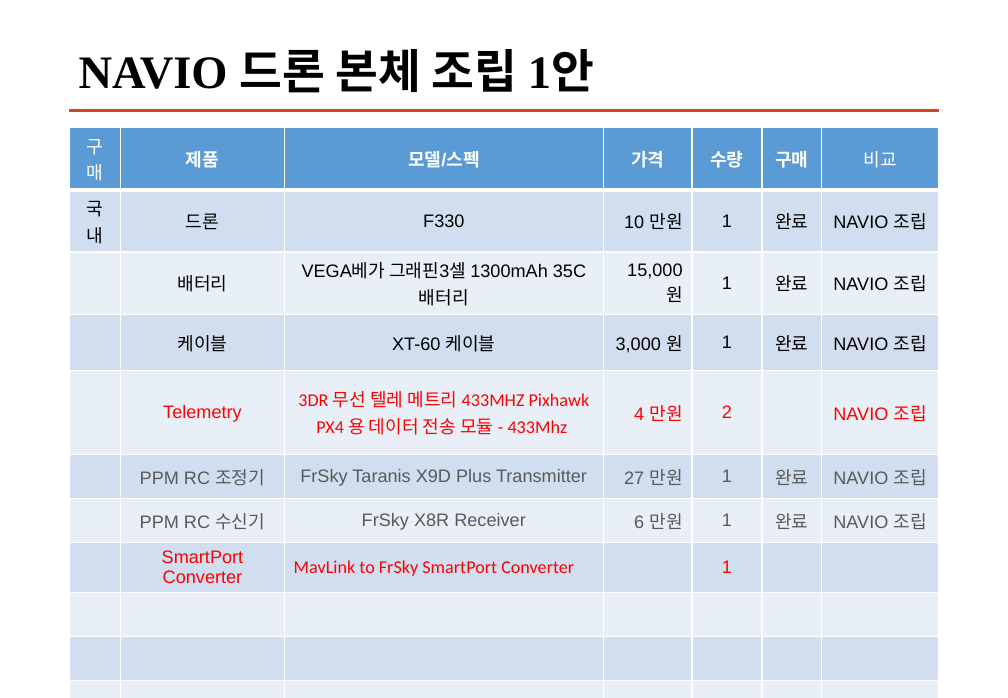
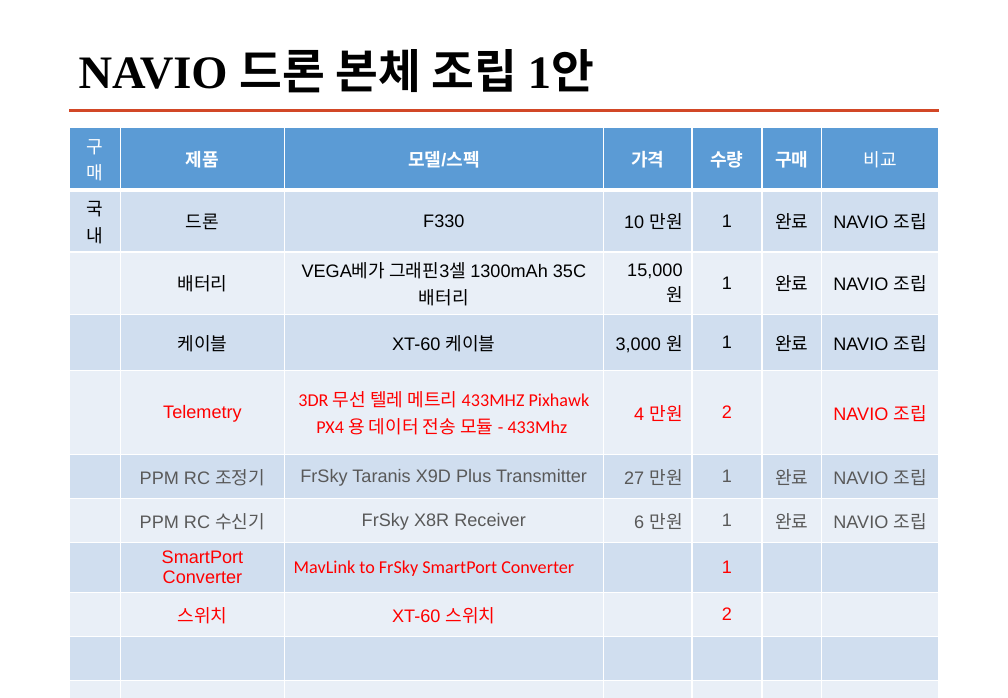
Before and after one commit to sunabove/autopilot_doc, a slide deck: slide 6 of 120 구매/108 2차 지능형 드론 멘토링 HW 구매 목록 19년 6월 V1.2.1.pptx. Drawn at 1008x698 pixels with LibreOffice and Linux fonts; fonts in the diff are those of the drawing. Boxes give left, top, right and bottom in pixels: in the first picture for what was removed or moved away, otherwise in the second. Text is boxed around its words. In the diff, an @@ line names an element or a change of style, - is before the commit and + after.

```diff
--- a/120 구매/108 2차 지능형 드론 멘토링 HW 구매 목록 19년 6월 V1.2.1.pptx
+++ b/120 구매/108 2차 지능형 드론 멘토링 HW 구매 목록 19년 6월 V1.2.1.pptx
@@ table at box(69, 128, 938, 680) @@
+row 9:  | 스위치 | XT-60 스위치 |  | 2 |  | 
-row 11:  |  |  |  |  |  | 
```
Also in this commit, not shown: 1 other slide changed.
